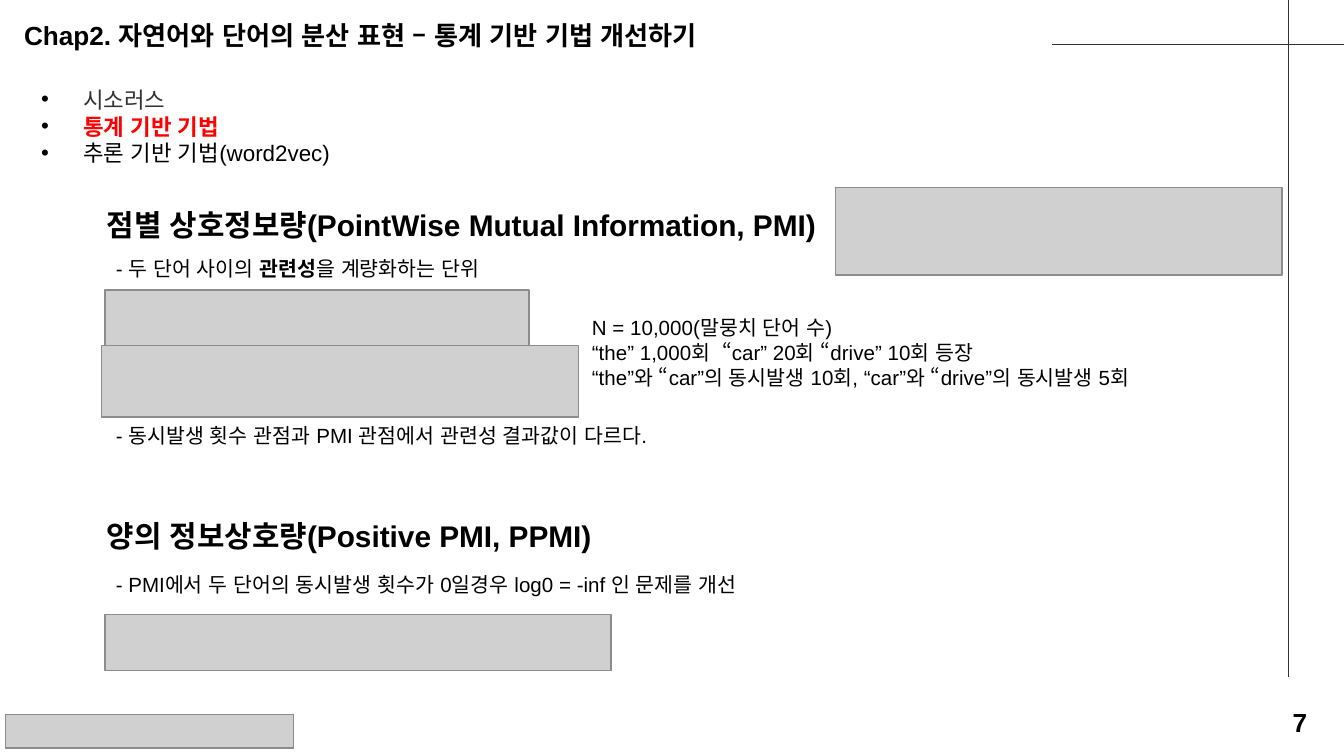
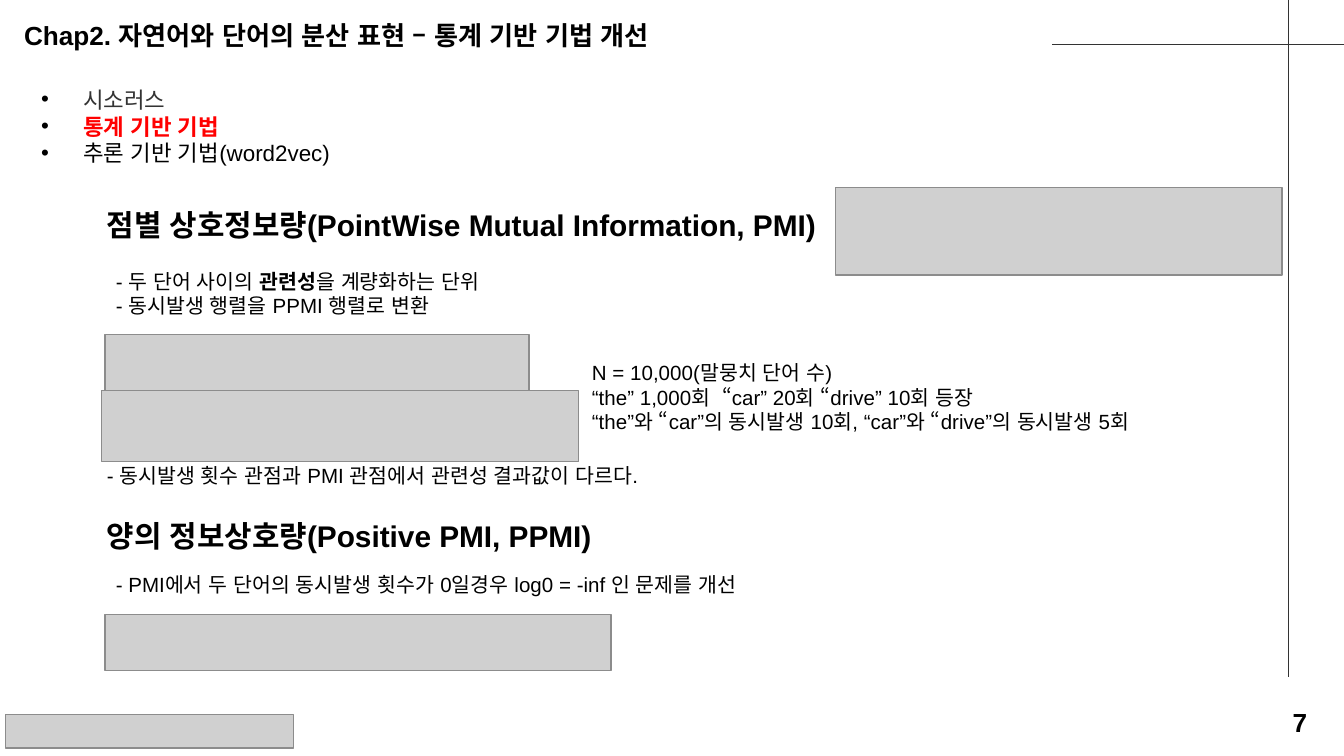
Before and after one commit to seungdeng/Deep-Learning-from-Scratch, a slide deck: slide 7 of study/발표자료/20250220_밑딥2_이승건_chap2345발표자료.pptx. Drawn at 1344x756 pixels with LibreOffice and Linux fonts; fonts in the diff are those of the drawing; grey boxes stand for pictures. Boxes give left, top, right and bottom in pixels: in the first picture for what was removed or moved away, otherwise in the second. Text is boxed around its words. In the diff, an @@ line names an element or a change of style, - is before the commit and + after.

```diff
--- a/study/발표자료/20250220_밑딥2_이승건_chap2345발표자료.pptx
+++ b/study/발표자료/20250220_밑딥2_이승건_chap2345발표자료.pptx
@@ text at bbox=[24, 23, 649, 51]: text changed @@
-Chap2. 자연어와 단어의 분산 표현 – 통계 기반 기법 개선하기
+Chap2. 자연어와 단어의 분산 표현 – 통계 기반 기법 개선
@@ text at bbox=[128, 271, 479, 315]: text changed @@
-- 두 단어 사이의 관련성을 계량화하는 단위
+- 두 단어 사이의 관련성을 계량화하는 단위
+- 동시발생 행렬을 PPMI 행렬로 변환
@@ 2 pictures, 1 text: place and size @@
-2 pictures, 1 text at bbox=[102, 290, 1129, 417]
+2 pictures, 1 text at bbox=[102, 335, 1129, 462]
@@ text "- 동시발생 횟수 관점과 PMI ...": place and size @@
-text "- 동시발생 횟수 관점과 PMI ..." at bbox=[128, 426, 647, 445]
+text "- 동시발생 횟수 관점과 PMI ..." at bbox=[119, 466, 638, 485]
```
Also in this commit, not shown: 12 other slides changed, 5 slides added, 1 slide removed.
